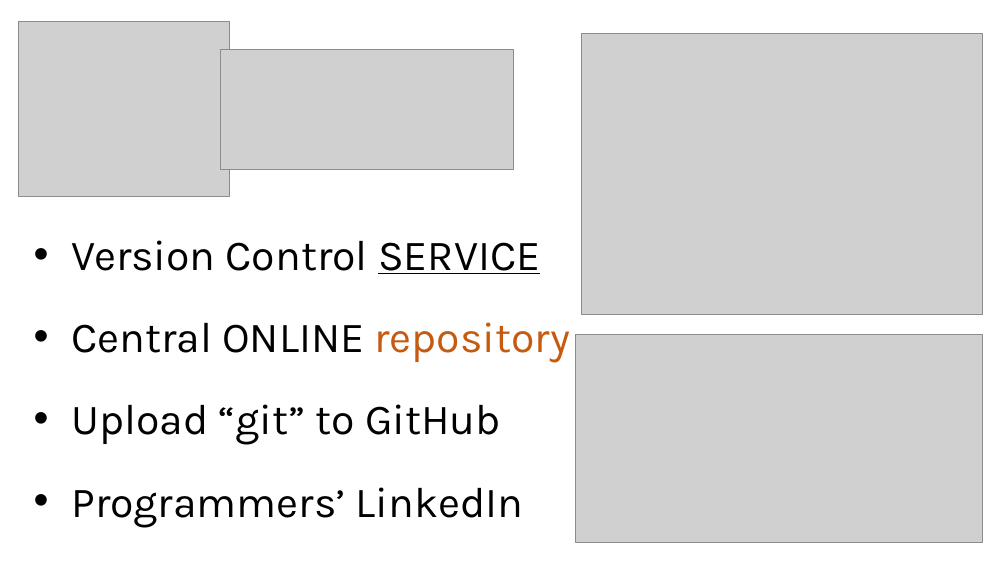
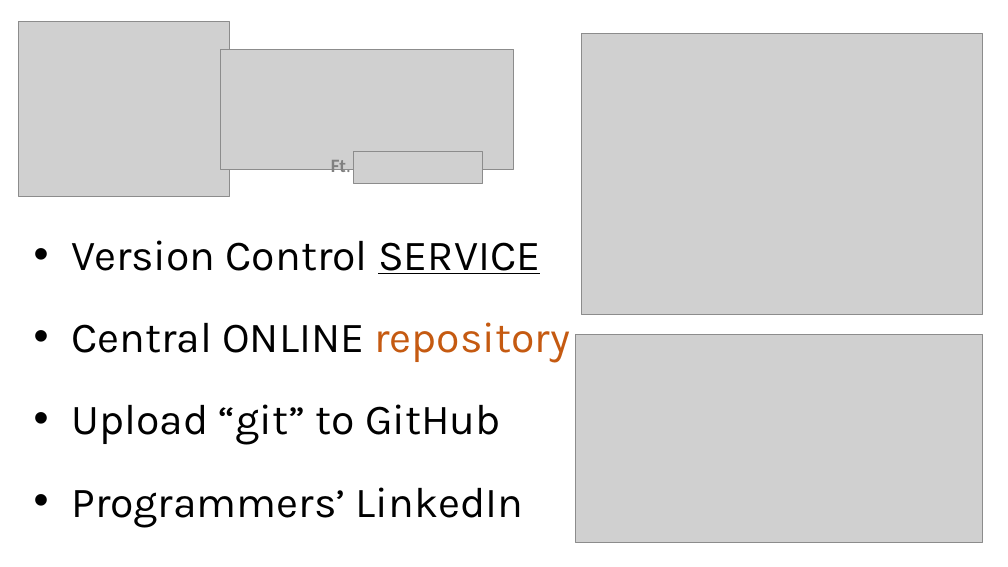
Before and after one commit to tylerthardy/SWT_Github, a slide deck: slide 4 of Git Gud at Git.pptx. Drawn at 1008x567 pixels with LibreOffice and Linux fonts; fonts in the diff are those of the drawing; grey boxes stand for pictures. Boxes give left, top, right and bottom in pixels: in the first picture for what was removed or moved away, otherwise in the second. Text is boxed around its words. In the diff, an @@ line names an element or a change of style, - is before the commit and + after.

Commit message:
Add slides to PPT

```diff
--- a/Git Gud at Git.pptx
+++ b/Git Gud at Git.pptx
@@ text added at (331,160,351,177), 18 pt, text #808080, bold @@
+Ft.
@@ picture added at (353,151,482,183) @@
```
